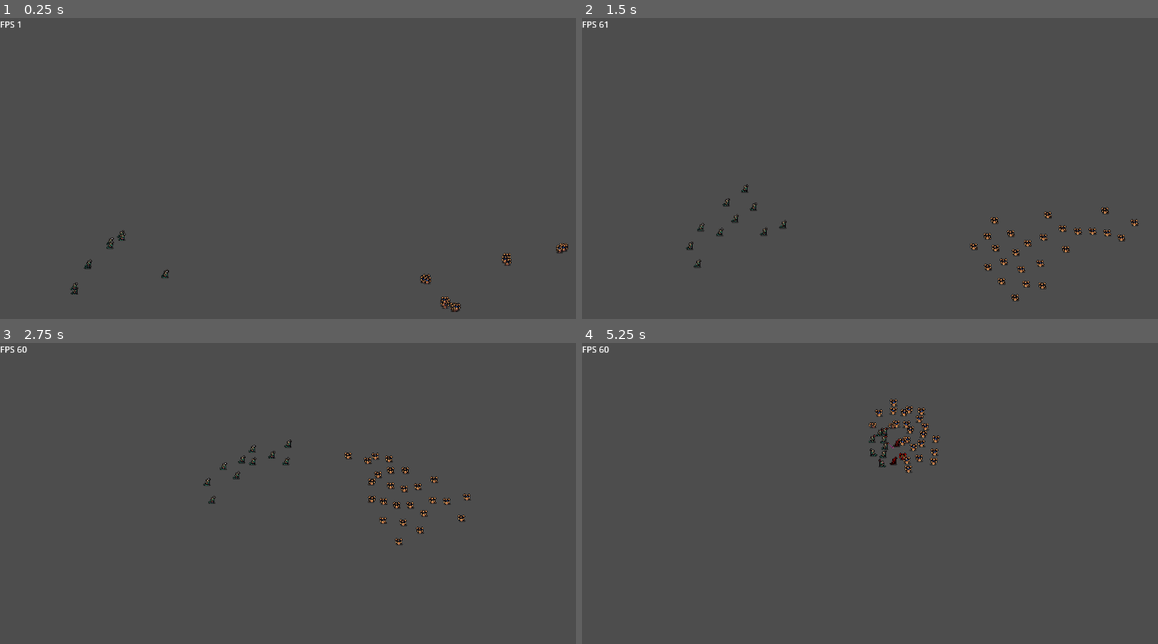
Above: before the commit, frames 1-4 (two rows, left to right).
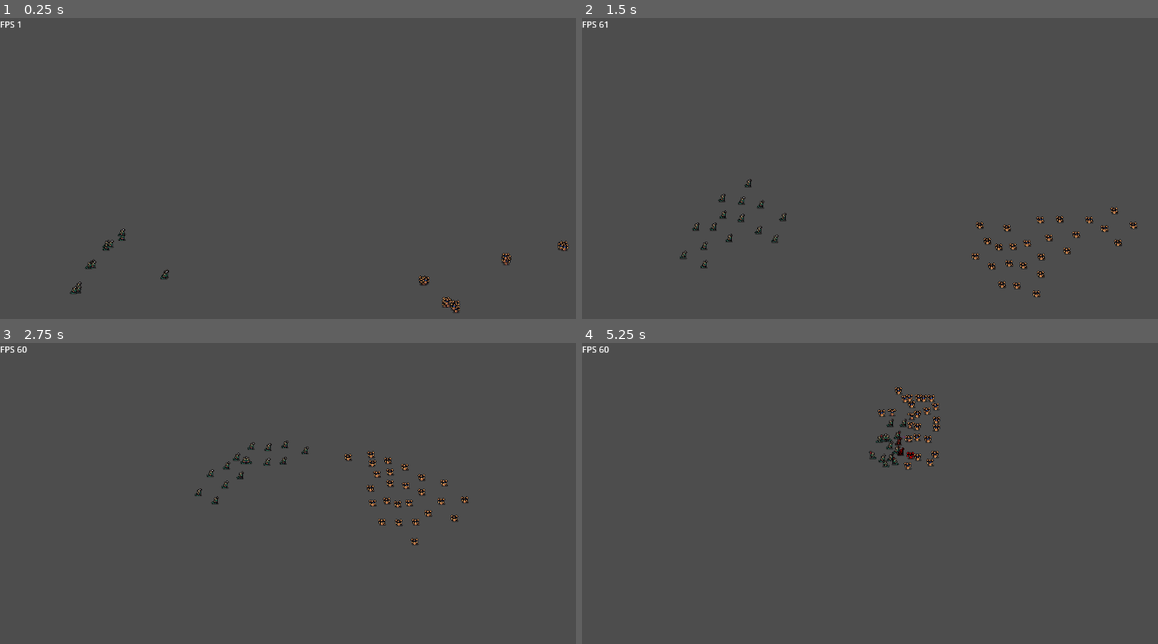
Above: after the commit, the same moments.

Repository: Snayff/nqp3
Game: Godot game, scene res://scenes/stages/combat/stage_combat.tscn
Same seed, same stepped clock (60 frames per second), same inputs: the game is played once before the commit and once after it.
Inputs:
- Up to frame 1 (0.25 s): no input
- Up to frame 2 (1.5 s): tap Enter at 0.5 s
- Up to frame 3 (2.75 s): no input
- Up to frame 4 (5.25 s): no input

The runs differ from the first frame. In frame 1, 0.4% of the frame differs, in the area x 12-99%, y 69-98%; in frame 2, 1.7%, in the area x 16-97%, y 53-94%; in frame 3, 1.4%; in frame 4, 1.4%.

Commit message:
added action script template

Diff:
--- /dev/null
+++ b/script_templates/BaseAction/action.gd
@@ -0,0 +1,30 @@
+extends BaseAction
+
+# meta-name: Action
+# meta-description: Actor's action, such as an attack or reaction.
+# meta-default: true
+
+func _configure() -> void:
+	friendly_name = ""
+	trigger = Constants.ActionTrigger.ATTACK
+	action_type = Constants.ActionType.ATTACK
+	tags = [Constants.ActionTag]
+
+	target_selection  = Constants.ActionTargetSelection.ACTOR
+	target_type = Constants.TargetType
+	target_preferences = [Constants.TargetPreference]
+
+	_base_cooldown = 0.0
+	_base_stamina_cost = 0
+	_base_damage = 0
+	_base_damage_type = Constants.DamageType
+	_base_cast_time = 0
+	_base_range = 0.0 # or Constants.MELEE_RANGE
+
+
+func use(initial_target: Actor) -> void:
+	super(initial_target)
+
+
+func get_description() -> String:
+	return ""
--- /dev/null
+++ b/scripts/actions/attacks/stanza.gd
@@ -0,0 +1,27 @@
+class_name Stanza extends BaseAction
+
+
+func _configure() -> void:
+	friendly_name = "Stanza"
+	trigger = Constants.ActionTrigger.ATTACK
+	action_type = Constants.ActionType.ATTACK
+	tags = [Constants.ActionTag.STATUS_EFFECT]
+
+	target_selection  = Constants.ActionTargetSelection.GROUND
+	target_type = Constants.TargetType
+	target_preferences = [Constants.TargetPreference]
+
+	_base_cooldown = 0.0
+	_base_stamina_cost = 0
+	_base_damage = 0
+	_base_damage_type = Constants.DamageType
+	_base_cast_time = 0
+	_base_range = 0.0 # or Constants.MELEE_RANGE
+
+
+func use(initial_target: Actor) -> void:
+	super(initial_target)
+
+
+func get_description() -> String:
+	return ""
--- a/scripts/globals/constants.gd
+++ b/scripts/globals/constants.gd
@@ -96,7 +96,6 @@
 	ON_MOVE,
 	ON_DEAL_DAMAGE,
 	ON_RECEIVE_DAMAGE
-
 }
 
 
--- a/scripts/globals/ref_data.gd
+++ b/scripts/globals/ref_data.gd
@@ -45,7 +45,7 @@
 		"crit_chance": 100,
 		"move_speed": 200,
 		"stamina": 10,
-		"num_units": 2,
+		"num_units": 3,
 		"faction": "faction1",
 		"gold_cost": 100,
 		"tier": 1,
